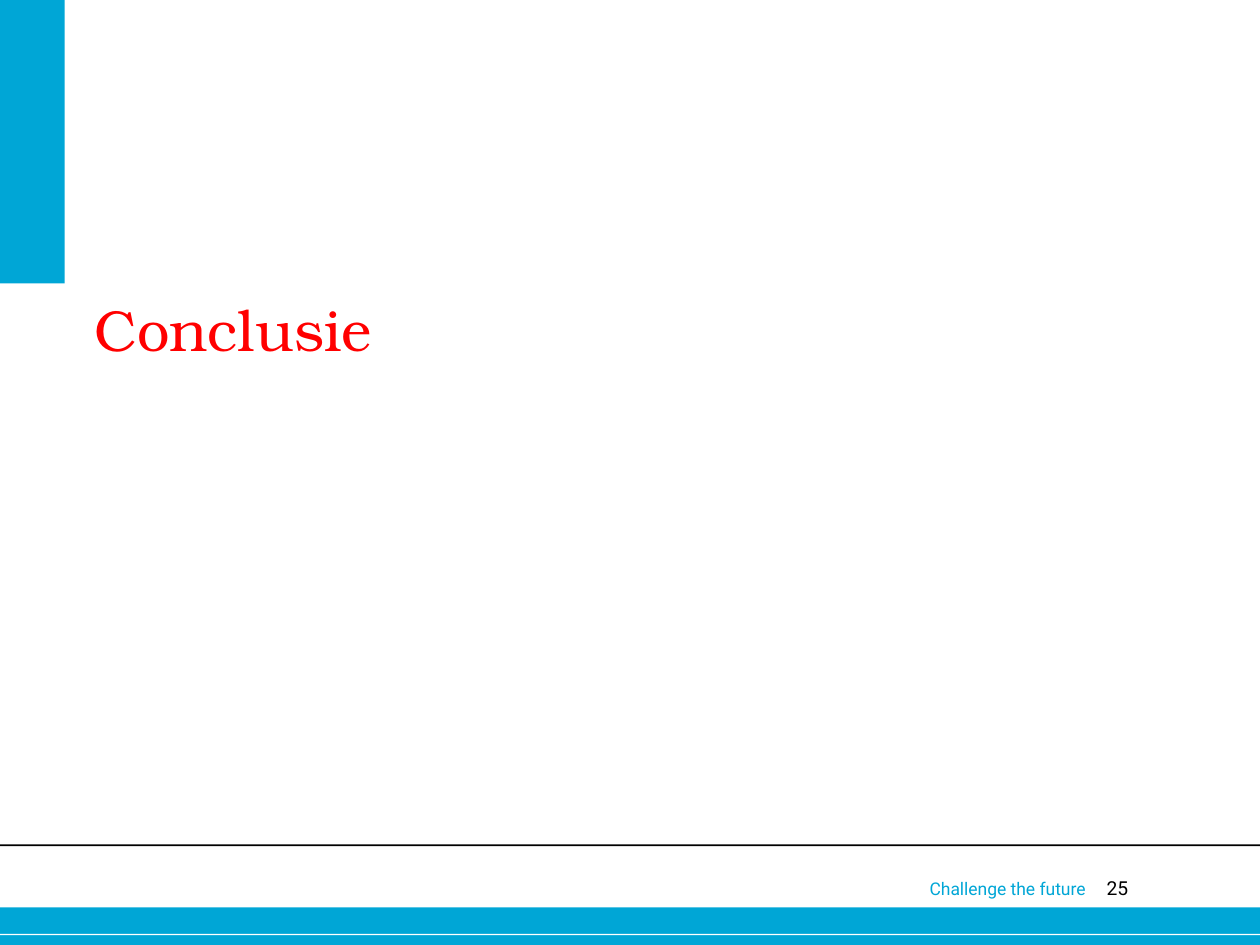
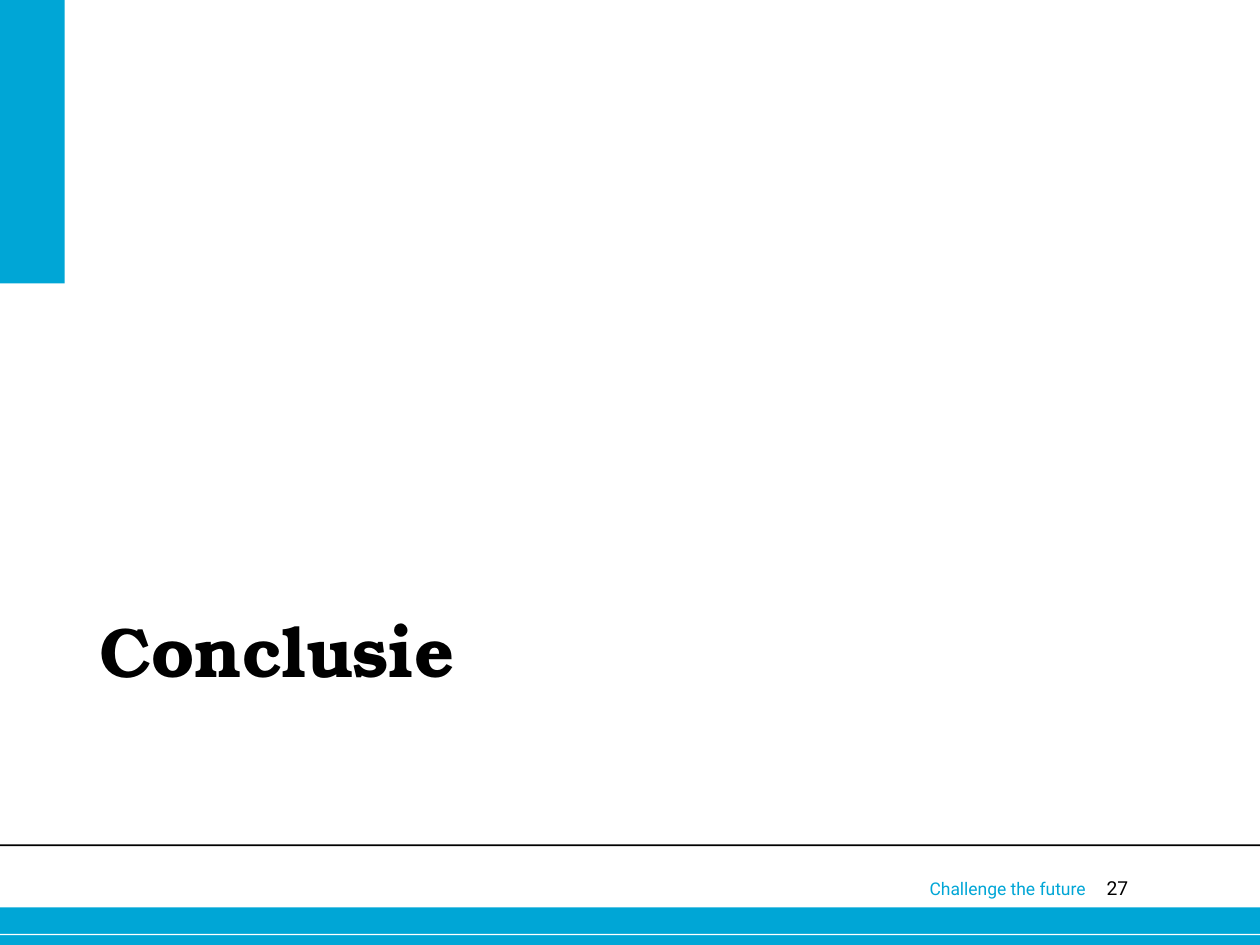
Before and after one commit to Alex-Oudsen/EPO-3, a slide deck: slide 27 of Presentatie/Presentatie groep A1.pptx (slide 25 before the commit). Drawn at 1260x945 pixels with LibreOffice and Linux fonts; fonts in the diff are those of the drawing; background and template pictures are left out. Boxes give left, top, right and bottom in pixels: in the first picture for what was removed or moved away, otherwise in the second. Text is boxed around its words. In the diff, an @@ line names an element or a change of style, - is before the commit and + after.

Commit message:
Inleiding en conclusie

```diff
--- a/Presentatie/Presentatie groep A1.pptx
+++ b/Presentatie/Presentatie groep A1.pptx
@@ text "Conclusie": place and size @@
-text "Conclusie" at (94,309,371,352)
+text "Conclusie" at (99,623,454,678)
@@ text "Conclusie" at (99,623,454,678): size 33 to 40 pt, text colour #FF0000 to #000000, bold on @@
@@ page number at (1107,881,1129,895): text changed @@
-25
+27
```
Also in this commit, not shown: 3 slides added, 1 slide removed, 1 other file.
